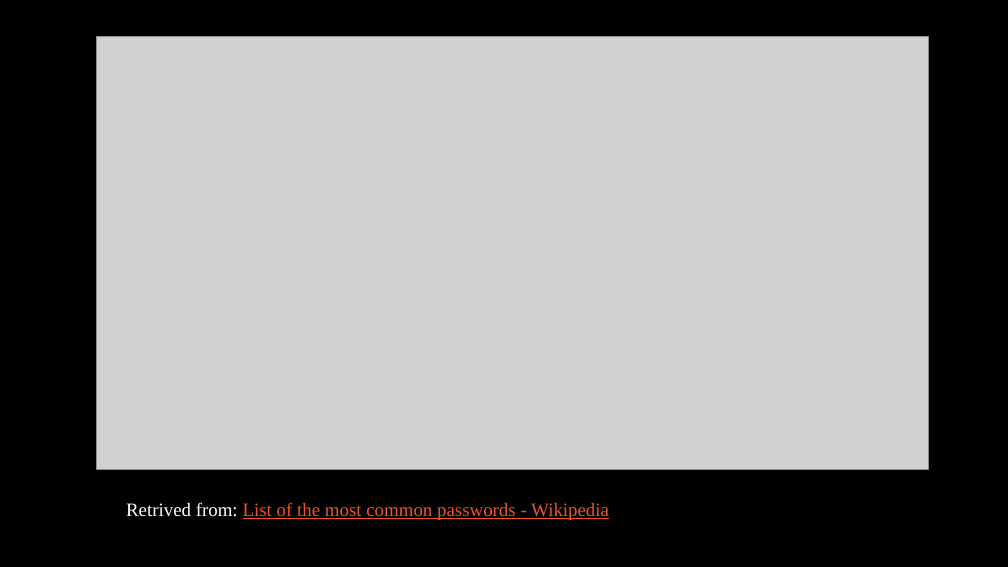
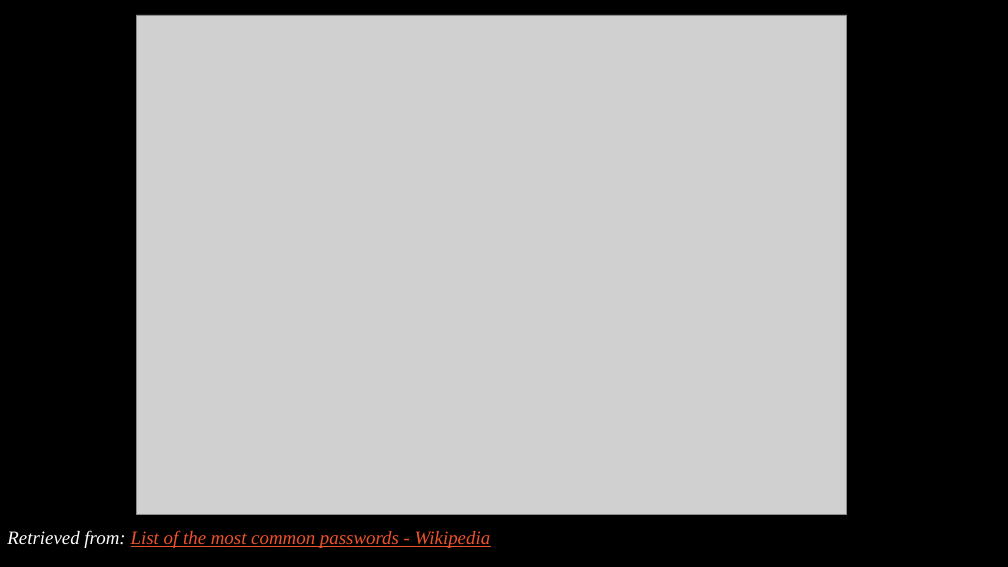
Before and after one commit to Steven-lei/Password-Generator, a slide deck: slide 8 of document/Presentation Password Generator.pptx (slide 7 before the commit). Drawn at 1008x567 pixels with LibreOffice and Linux fonts; fonts in the diff are those of the drawing; grey boxes stand for pictures; background and template pictures are left out. Boxes give left, top, right and bottom in pixels: in the first picture for what was removed or moved away, otherwise in the second. Text is boxed around its words. In the diff, an @@ line names an element or a change of style, - is before the commit and + after.

```diff
--- a/document/Presentation Password Generator.pptx
+++ b/document/Presentation Password Generator.pptx
@@ picture: place and size @@
-picture at box(96, 36, 929, 470)
+picture at box(136, 15, 847, 515)
@@ text at box(7, 530, 490, 548): text changed; italic on @@
-Retrived from: List of the most common passwords - Wikipedia
+Retrieved from: List of the most common passwords - Wikipedia
```
Also in this commit, not shown: 12 other slides changed, 1 slide added.
